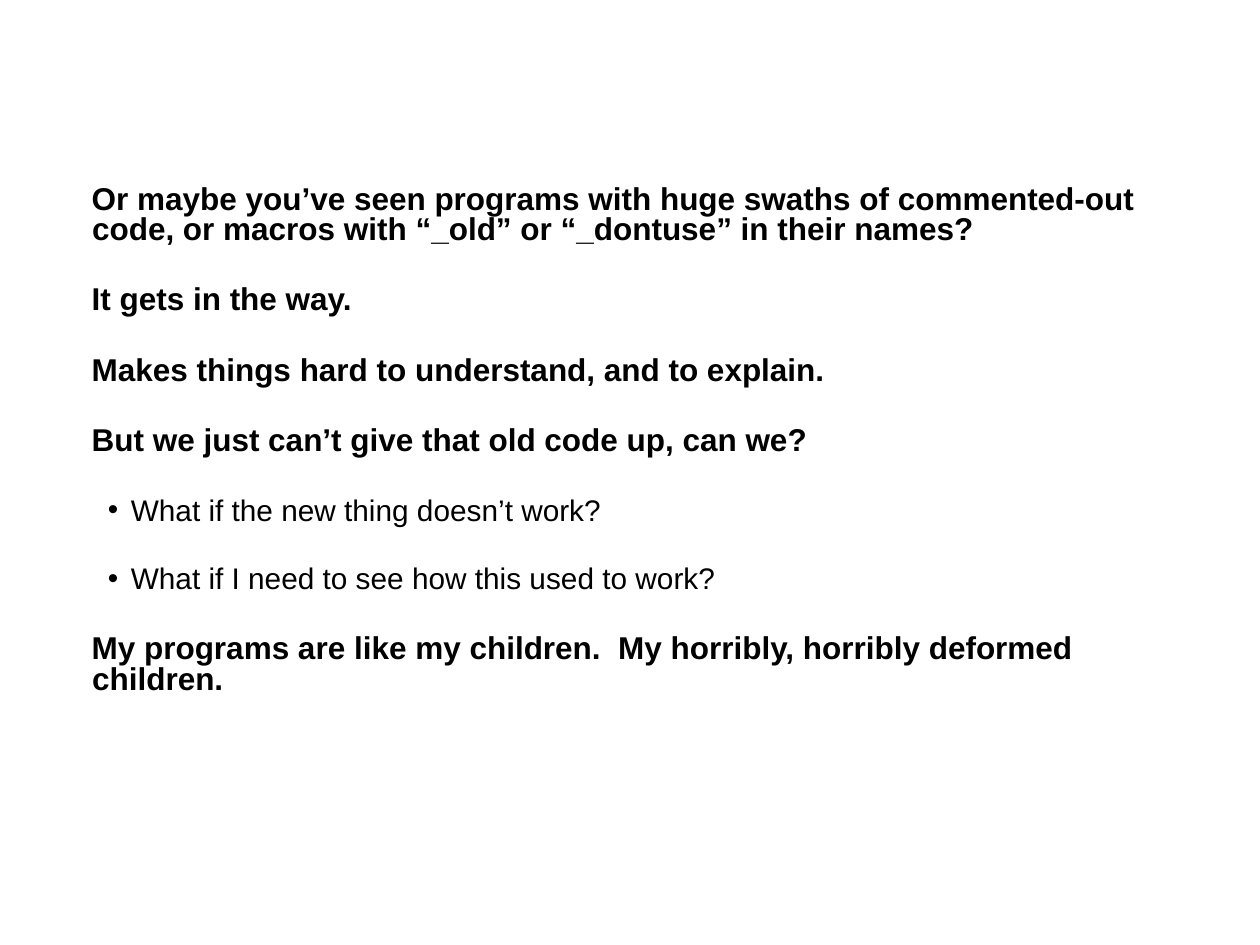
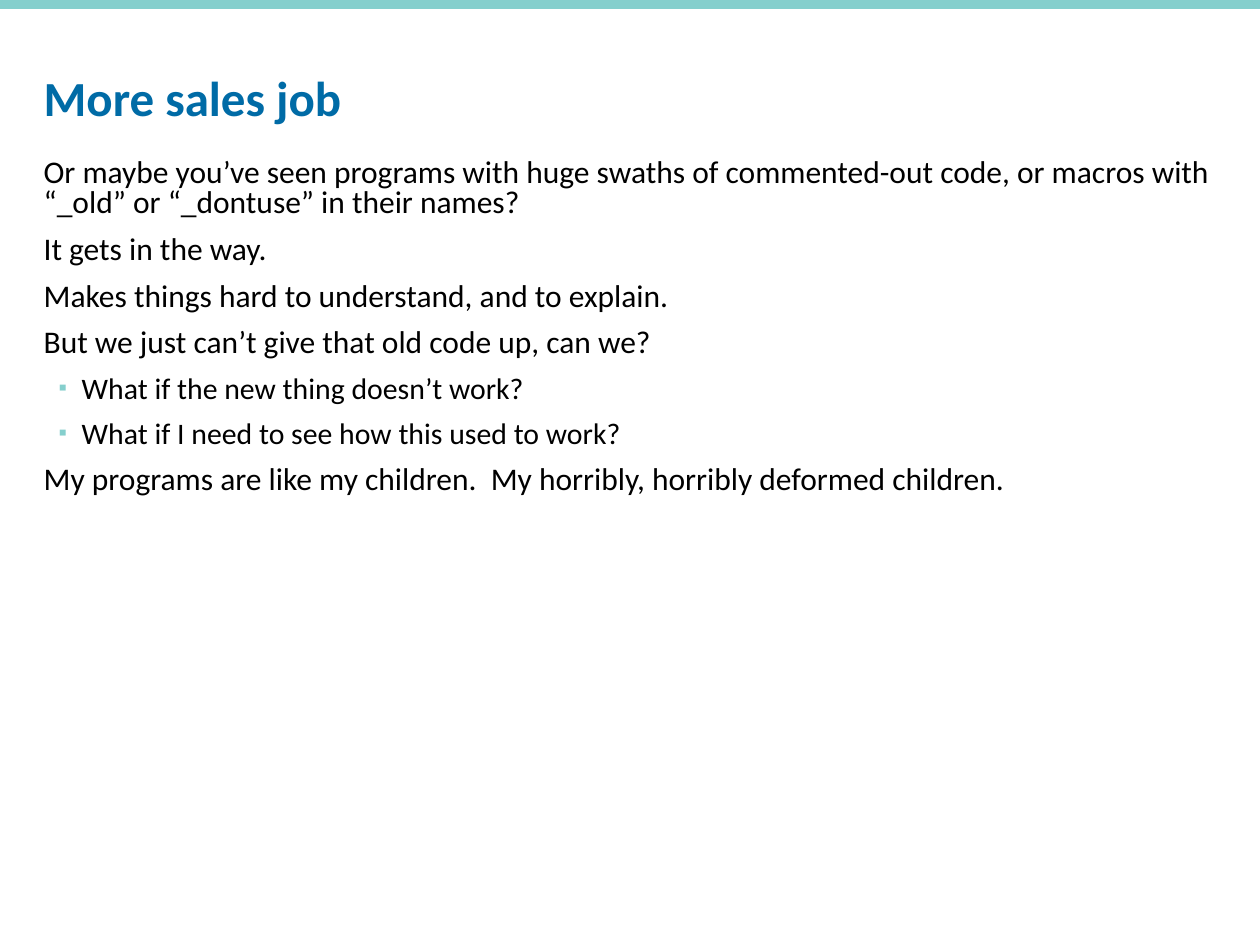
Before and after one commit to rpardee/git_demo, a slide deck: slide 6 of git_for_sas_programmers.pptx. Drawn at 1260x945 pixels with LibreOffice and Linux fonts; fonts in the diff are those of the drawing; background and template pictures are left out. Boxes give left, top, right and bottom in pixels: in the first picture for what was removed or moved away, otherwise in the second. Text is boxed around its words. In the diff, an @@ line names an element or a change of style, - is before the commit and + after.

```diff
--- a/git_for_sas_programmers.pptx
+++ b/git_for_sas_programmers.pptx
@@ rectangle added at (x1=0, y1=0, x2=1260, y2=9), fill #85CFCD @@
@@ title "More sales job" moved from (x1=91, y1=37, x2=882, y2=123) to (x1=44, y1=81, x2=341, y2=125) @@
@@ title "More sales job" at (x1=44, y1=81, x2=341, y2=125): size 26 to 28 pt, font Arial to Calibri, text colour #FFFFFF to #006BA6, bold on; line spacing 1 to 0.8 @@
@@ text "Or maybe you’ve seen programs ..." moved from (x1=92, y1=187, x2=1134, y2=691) to (x1=44, y1=161, x2=1209, y2=496) @@
@@ text "Or maybe you’ve seen programs ..." at (x1=44, y1=161, x2=1209, y2=496): font Arial to Calibri; bold off in "Or maybe you’ve seen programs with huge ...", "It gets in the way.", "Makes things hard to understand, and to ...", "But we just can’t give that old ..." and 1 more places; less space between paragraphs; bullet • to ▪ @@
```
Also in this commit, not shown: 13 other slides changed, 2 slides added, 1 slide removed, 3 other files.
